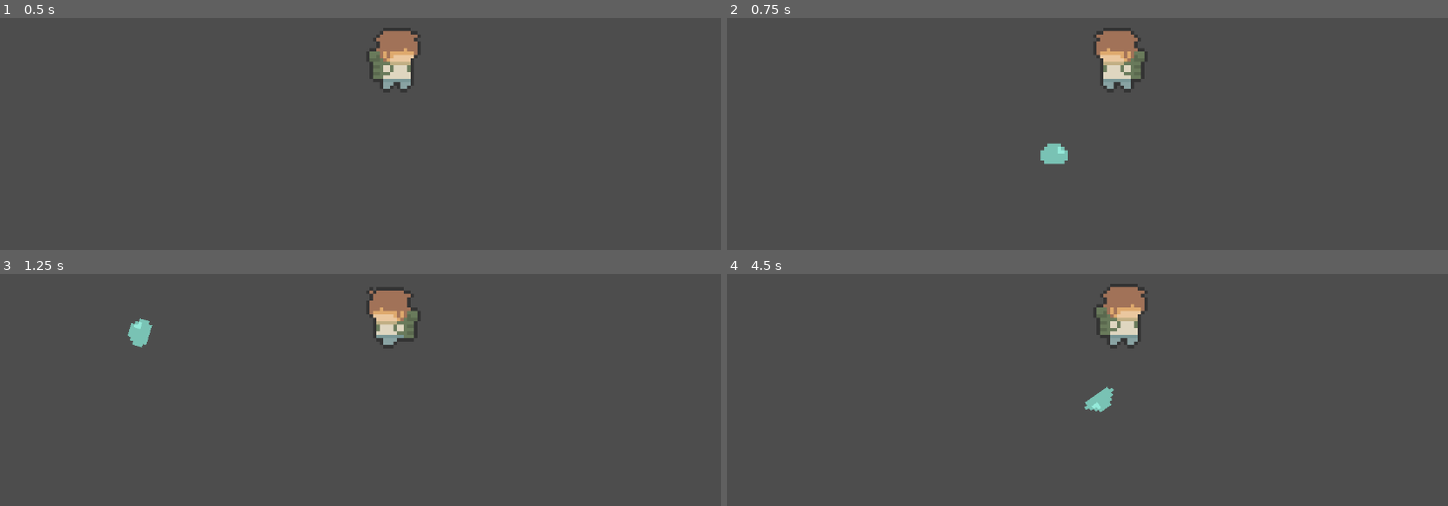
Above: before the commit, frames 1-4 (two rows, left to right).
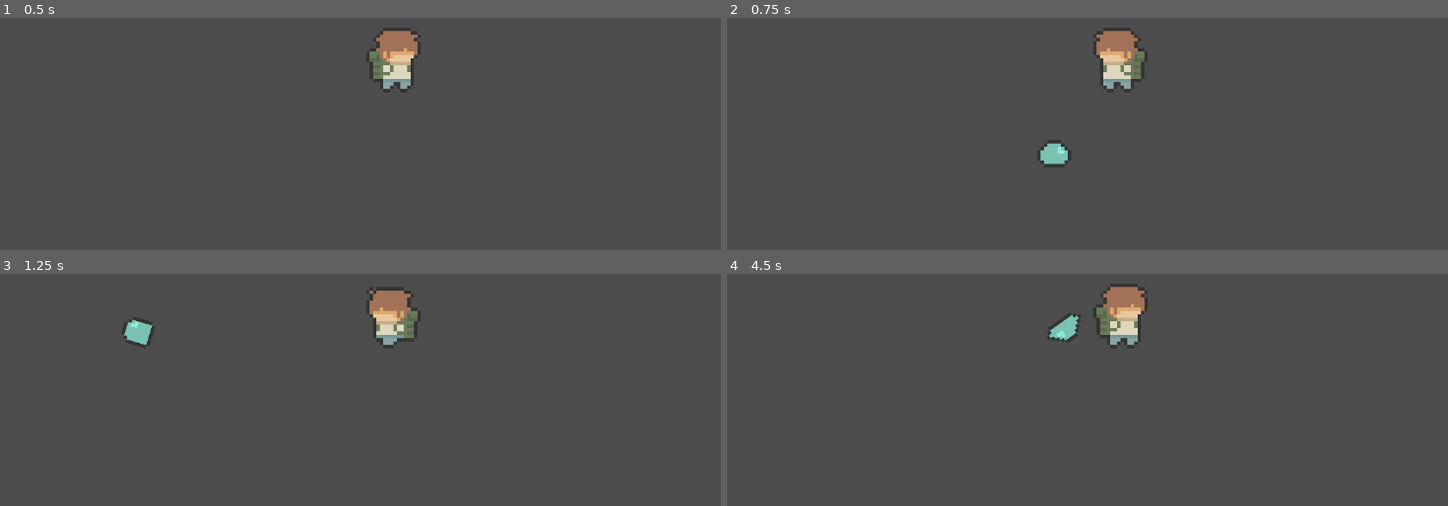
Above: after the commit, the same moments.

Repository: j6nca/schmove
Game: Godot game, scene res://scenes/test_scene.tscn
The game is run twice, just before and just after one commit, with the same random seed, the same clock (stepped at 60 frames per second) and the same inputs.
Inputs (mouse positions are in pixels of both pictures, inside the frame that each line leads up to):
- Up to frame 1 (0.5 s): no input
- Up to frame 2 (0.75 s): tap Enter (ui_accept) at 0.5 s; move the mouse to (1080, 150) at 0.52 s; hold D (move_right) from 0.53 s (still down); click (1080, 150) at 0.6 s
- Up to frame 3 (1.25 s): keep holding D (move_right); tap Enter (ui_accept) at 0.77 s
- Up to frame 4 (4.5 s): move the mouse to (1354, 383) at 1.27 s; click (1354, 383) at 1.35 s; tap Enter (ui_accept) at 1.52, 3.02, 3.77 s; move the mouse to (outside the picture) at 2.02 s; release D (move_right) at 2.03 s; hold A (move_left) 2.03-4.28 s; click (outside the picture) at 2.1 s; move the mouse to (1159, 318) at 2.77 s; click (1159, 318) at 2.85 s; move the mouse to (outside the picture) at 3.52 s; click (outside the picture) at 3.6 s; move the mouse to (1296, 294) at 4.27 s; hold D (move_right) from 4.28 s (still down); click (1296, 294) at 4.35 s

Frame 1 is identical in both runs. In frame 2, 0.1% of the frame differs, in the area x 43-48%, y 52-65%; in frame 3, 0.2%; in frame 4, 0.6%, in the area x 44-54%, y 16-60%.
Error before the commit: Invalid access to property or key 'cast' on a base object of type 'RayCast2D'. (res://scripts/satchel.gd:36)

Commit message:
added raycast to detect if player is behind a structure

Diff:
--- a/scenes/test_scene.tscn
+++ b/scenes/test_scene.tscn
@@ -8,7 +8,7 @@
 size = Vector2(852, 20)
 
 [sub_resource type="RectangleShape2D" id="RectangleShape2D_swnse"]
-size = Vector2(20, 53.8125)
+size = Vector2(6, 53.8125)
 
 [sub_resource type="RectangleShape2D" id="RectangleShape2D_syq1g"]
 size = Vector2(93, 15)
@@ -33,7 +33,7 @@
 
 [node name="CollisionShape2D2" type="CollisionShape2D" parent="Wall"]
 material = SubResource("CanvasItemMaterial_askkj")
-position = Vector2(133, 17)
+position = Vector2(140, 17)
 shape = SubResource("RectangleShape2D_swnse")
 
 [node name="Player" parent="." instance=ExtResource("1_aww8d")]
--- a/scripts/satchel.gd
+++ b/scripts/satchel.gd
@@ -11,6 +11,7 @@
 var velocity = Vector2.ZERO
 var explosion_strength = BASE_EXPLOSION_STRENGTH
 var in_player_vicinity = false
+var in_player_los = false
 
 const BASE_THROW_SPEED = 150
 const BASE_TIME_TO_DETONATE = 3
@@ -32,8 +33,6 @@
 	var shape = CircleShape2D.new()
 	shape.radius = BASE_EXPLOSION_RADIUS
 	explosion_shape.shape = shape
-	raycast.enabled
-	raycast.cast
 	# Set animation
 	animation_player.play("idle")
 	# Set timer
@@ -47,6 +46,12 @@
 func _physics_process(delta):
 	velocity.y += gravity * delta
 	move_and_collide(velocity * delta)
+	raycast.set_target_position(get_parent().get_node("Player").position - position)
+	if raycast.is_colliding():
+		in_player_los = false
+	else:
+		in_player_los = true
+
 
 func detonate():
 	#detonate logic here
@@ -58,7 +63,7 @@
 	# print("player: ", player_pos)
 	#print("resulting", explosion_vector)
 	print(in_player_vicinity)
-	if in_player_vicinity:
+	if in_player_vicinity and in_player_los:
 		get_parent().get_node("Player").set_explosion(explosion_vector * explosion_strength)
 
 	animation_player.play("explosion")
